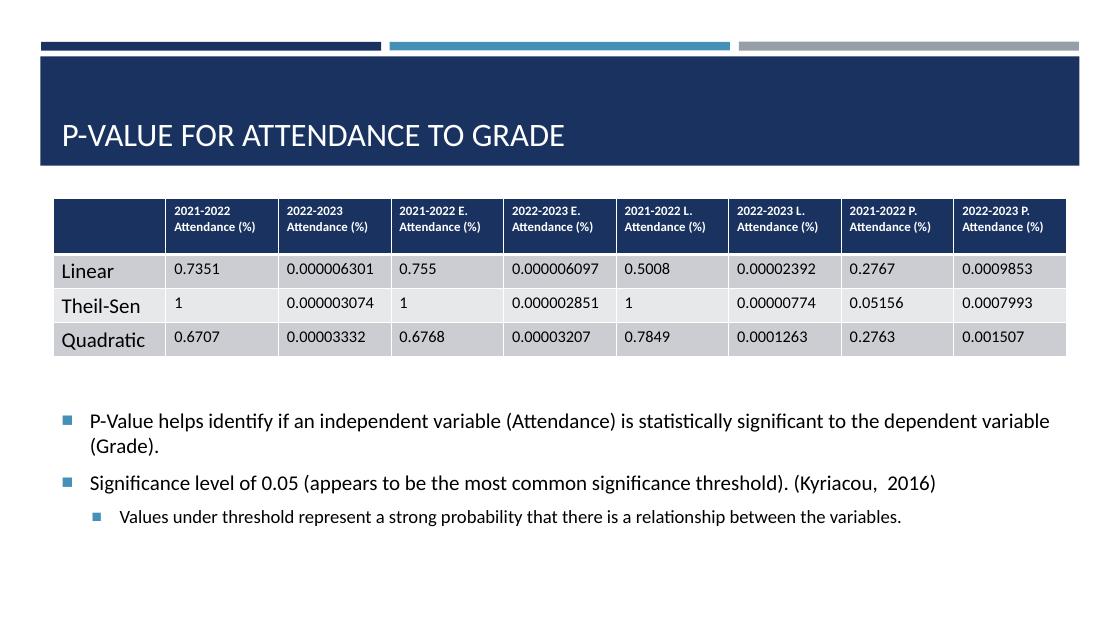
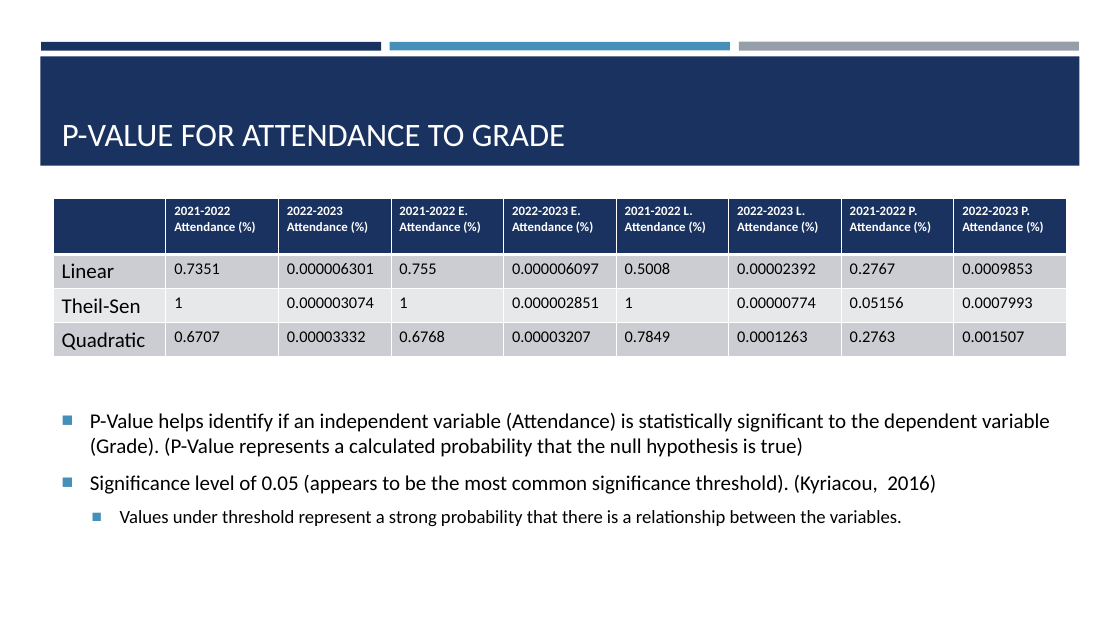
Before and after one commit to ChrisAcornleyPhD/CAP512Data, a slide deck: slide 30 of scripts/CAP512.pptx (slide 29 before the commit). Drawn at 1120x630 pixels with LibreOffice and Linux fonts; fonts in the diff are those of the drawing. Boxes give left, top, right and bottom in pixels: in the first picture for what was removed or moved away, otherwise in the second. Text is boxed around its words. In the diff, an @@ line names an element or a change of style, - is before the commit and + after.

```diff
--- a/scripts/CAP512.pptx
+++ b/scripts/CAP512.pptx
@@ text at bbox=[90, 413, 1050, 457]: text changed @@
-■ P-Value helps identify if an independent variable (Attendance) is statistically significant to the dependent variable (Grade).
+■ P-Value helps identify if an independent variable (Attendance) is statistically significant to the dependent variable (Grade). (P-Value represents a calculated probability that the null hypothesis is true)
```
Also in this commit, not shown: 20 other slides changed, 8 slides added, 1 slide removed, 12 other files.
